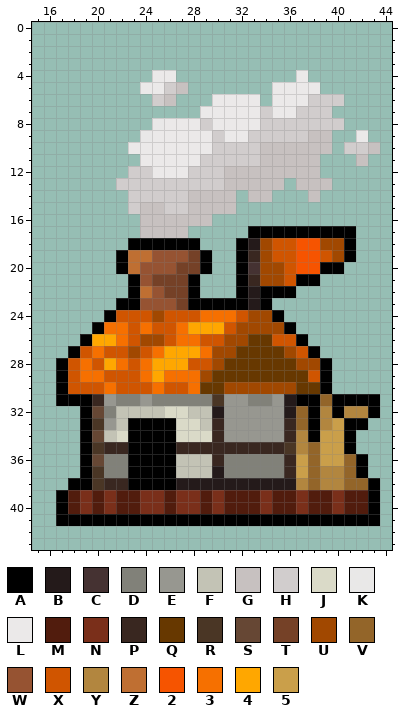
Pixel-art sprite: KrampitzKreutzwiserSettlersOfCatan/src/textures/playerPieces/orangeHouseSmoke2.png. This is how it looked before the edit.
The file is 60x60 pixels. Pixels under 10% opacity are left out. Colours within 5 levels of each other are drawn and written as one. Shown: x 15..44, y 0..43.
Palette (. is transparent): A #000000  B #241a1a  C #453232  D #818179  E #979790  F #c3c3b5  G #c7c1c0  H #d1cdcd  J #dadac8  K #ebe9e9f9  L #ebe9e9  M #511c0d  N #7a2f1a  P #392720  Q #673800  R #4a3625  S #664734  T #754127  U #a14800  V #936529  W #965332  X #d05500  Y #b2863f  Z #bf6f32  2 #f65400  3 #f67000  4 #ffa700  5 #ca9f4a
Pixels before, first column x 17:
 4 ........LL..........L......
 5 .......LLHG.......LLLL.....
 6 ........HG...LLLL.LLLHHH...
 7 ............LLLLLHLLHHH....
 8 ........KLLLHLLLLHHHHHHH...
 9 .......KLLLLLHLLHHHHHGG..L.
10 ......LLLLLLLHHHHGGGGGG.HHG
11 .......LLLLLHHHHHGGGGG...G.
12 ......HHLLLHHHGGGGGGGG.....
13 .....HHHHHHHHHGGGGG.GGG....
14 ......HHHHHGGGG.GG...G.....
15 ......HGGHHGGGG............
16 .......GGGGGG..............
17 .......GGGG.....AAAAAAAAA..
18 ......AAAAAA...ABUXX22UUA..
19 .....AZZWWWTA..APUXX22XUA..
20 .....AZWWWTTA..ACUUX22AA...
21 ......AWTTTA...APUUXAA.....
22 ......AZWTTA...ABAAA.......
23 .....AAWWWTAAAAABA.........
24 ....AXXXUXXX333XUUA........
25 ...A33X3XX3444XUUUUA.......
26 ..A443XUUX33XXUUQQXXA......
27 .AX3XXUX34443UUQQQQUXA.....
28 AX3X43X3444XXUQQQQQQUUA....
29 AX33XXX34333UQQQQQQQQXA....
30 AXXX3XXX3XX3QQUUUUUUQQA....
31 AAAPEDDEDDDDDREEDDEBAAVAAAA
32 ..ASDFFFFJJFFBEEEEEBVAYAYYA
33 ..AREFAAAAJJFPEEEEEPVAY5AA.
34 ..ASFJAAAAJJJPEEEEEPYA55A..
35 ..ARPPAAAAPPPPPPPPPRYV55A..
36 ..ASDDAAAAFFFPDDDDDP5V55VA.
37 ..ARDDAAAAFFFBDDDDDP5VYYVA.
38 .AARPPAAAABBBBBBBBBBYVYYVVA
39 AMNMNMMNNMNNMNMMMNMMNMMNMMA
40 AMNMNMMNNMNNMNMMMNMMNMMNMMA
41 AAAAAAAAAAAAAAAAAAAAAAAAAAA
Now the later version:
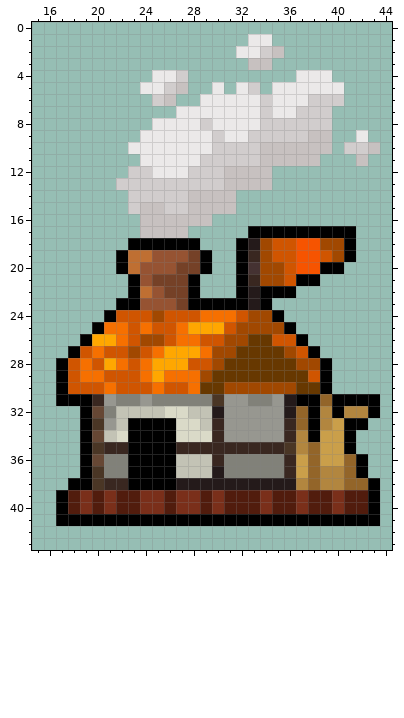
From old to new:
Changed rows in their new state; - is an unchanged pixel.
first column x 24:
 1 ---------LL------
 2 --------LLHG-----
 3 ---------GG------
 4 ---H----------LL-
 5 ------L-LH-----LL
 6 -----L----H------
 7 ---LL------------
 8 -L--------------.
 9 L----------------
12 -----------....--
13 -----------.-...-
14 ---------..---.--
Where, in picture pixels (left, top, right, bottom), the same in both pictures:
changed: (140, 34, 344, 142)
erased: (248, 166, 332, 202)
